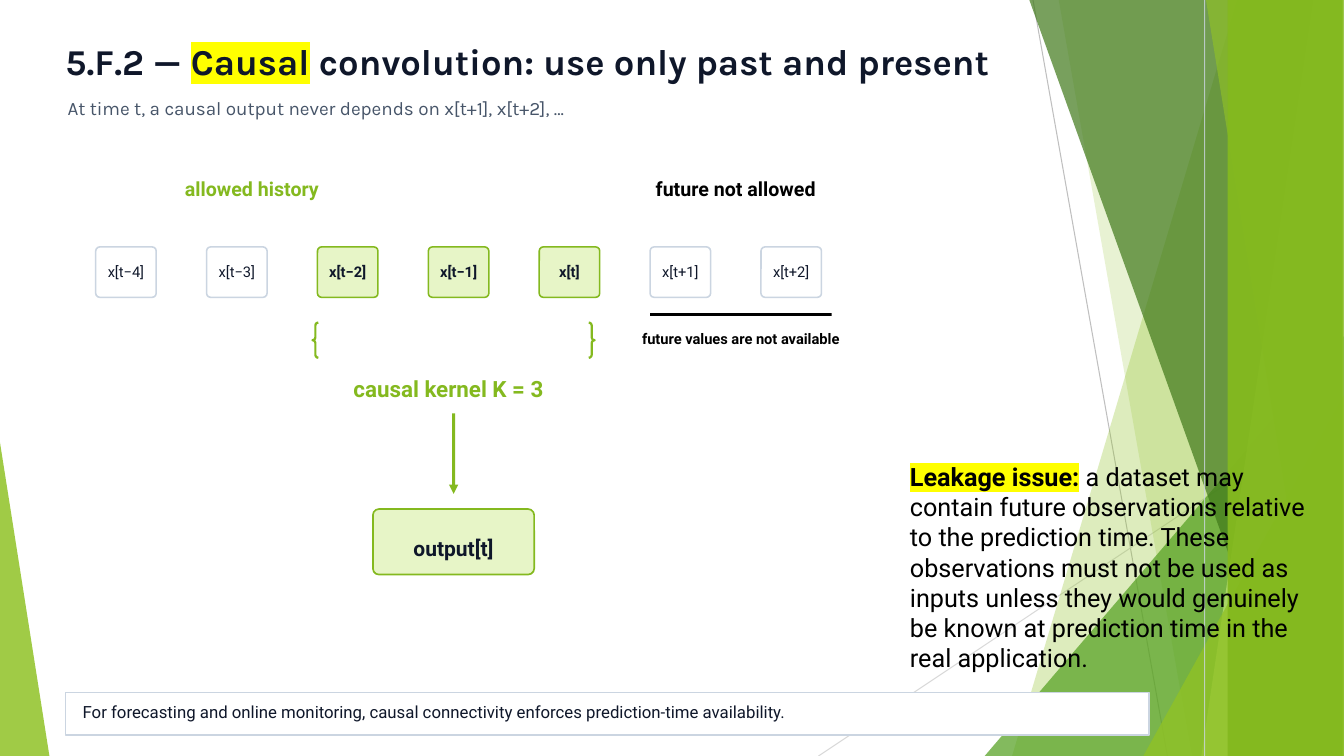
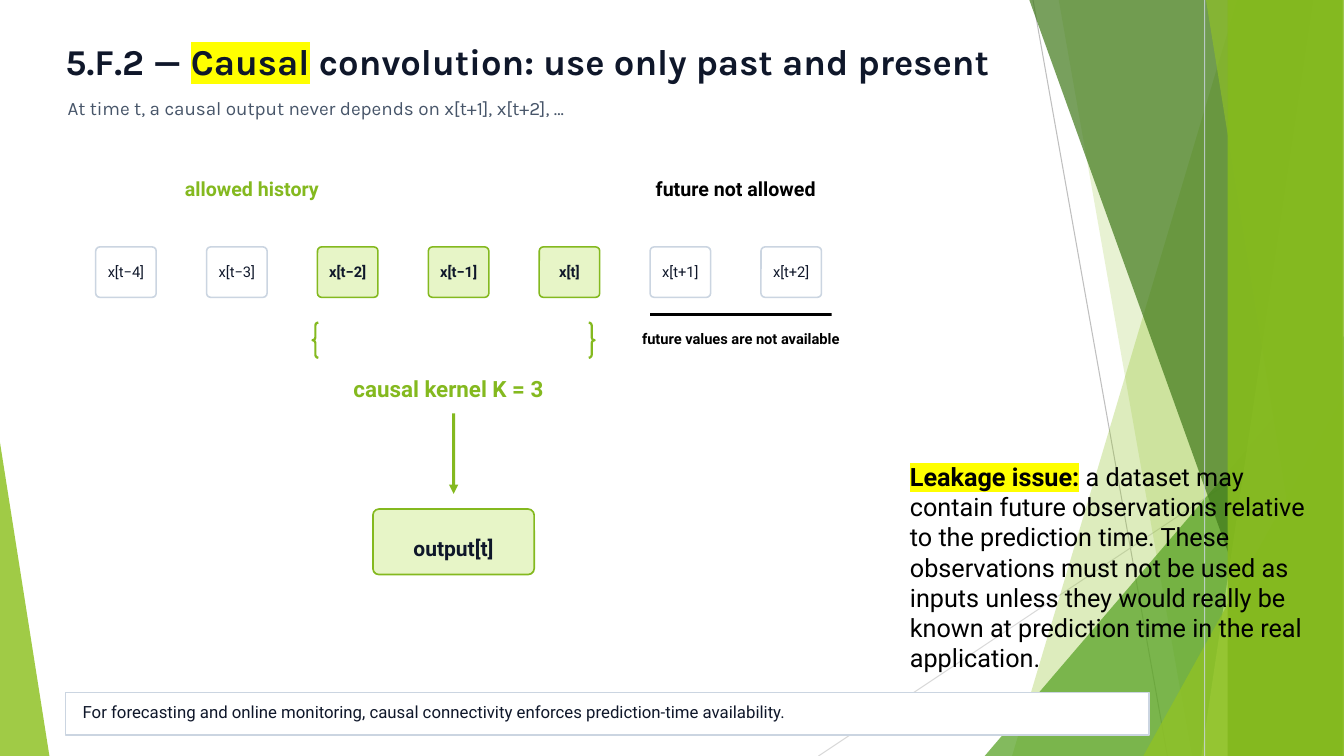
Before and after one commit to FranzGH/timeseries, a slide deck: slide 131 of Slides/05 CNNs.pptx. Drawn at 1344x756 pixels with LibreOffice and Linux fonts; fonts in the diff are those of the drawing. Boxes give left, top, right and bottom in pixels: in the first picture for what was removed or moved away, otherwise in the second. Text is boxed around its words. In the diff, an @@ line names an element or a change of style, - is before the commit and + after.

```diff
--- a/Slides/05 CNNs.pptx
+++ b/Slides/05 CNNs.pptx
@@ text at box(910, 463, 1304, 673): text changed @@
-Leakage issue: a dataset may contain future observations relative to the prediction time. These observations must not be used as inputs unless they would genuinely be known at prediction time in the real application.
+Leakage issue: a dataset may contain future observations relative to the prediction time. These observations must not be used as inputs unless they would really be known at prediction time in the real application.
```
Also in this commit, not shown: 90 other slides changed.
